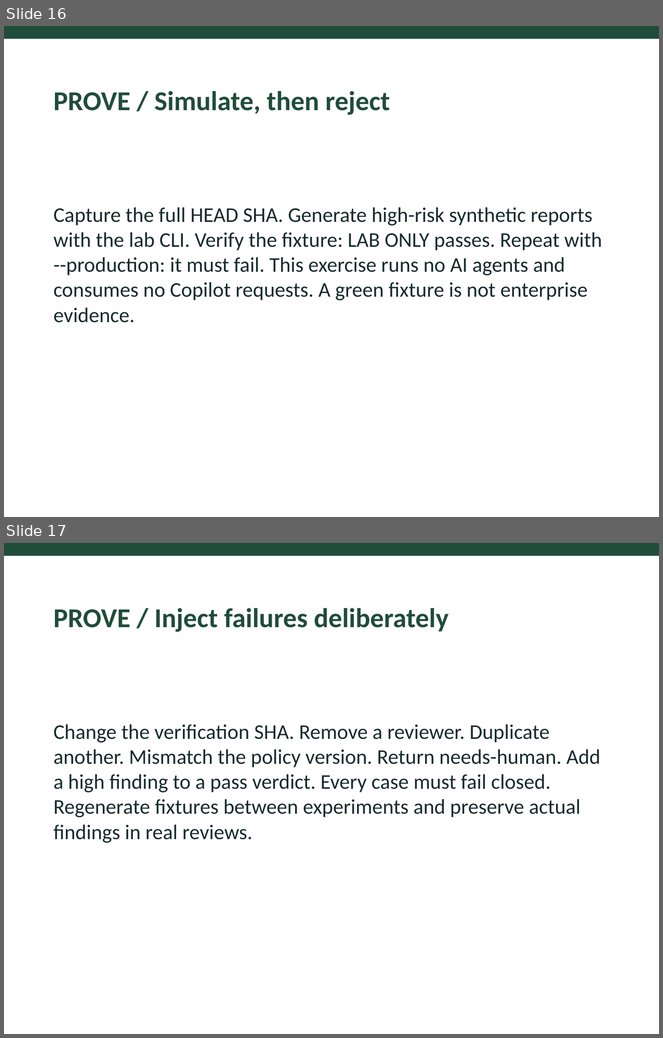
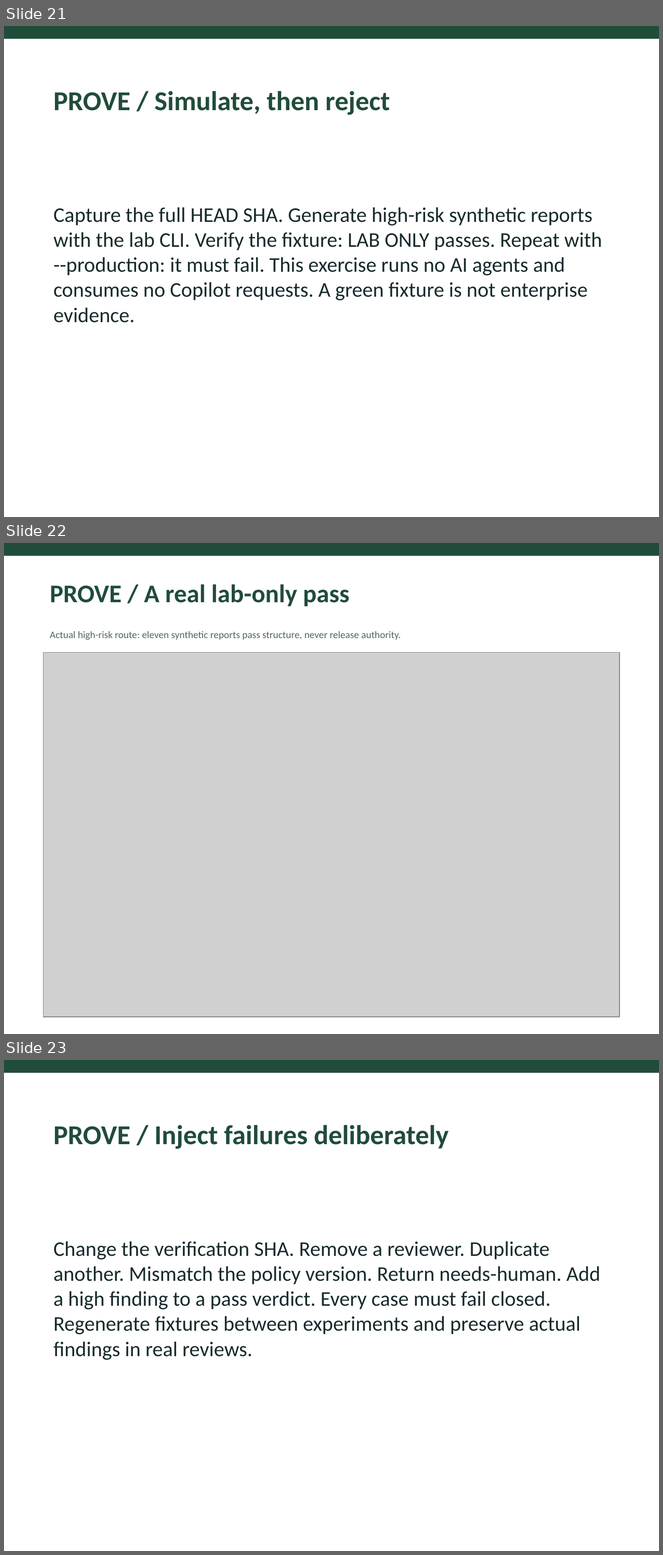
Before and after one commit to ibranibeny/agentic-sdlc-l400, a slide deck: presentations/agentic-sdlc-l400.pptx. Shown one above the other, each under a label of ours: slides 16 and 17 before the commit, slides 21, 22 and 23 after it. The pictures are 663x1038 and 663x1555 pixels, drawn with LibreOffice and Linux fonts; fonts in the diff are those of the drawing; grey boxes stand for pictures. Boxes give left, top, right and bottom in pixels: in the first picture for what was removed or moved away, otherwise in the second. Text is boxed around its words. In the diff, an @@ line names an element or a change of style, - is before the commit and + after.

```diff
--- a/presentations/agentic-sdlc-l400.pptx
+++ b/presentations/agentic-sdlc-l400.pptx
@@ slide 22 added at bbox=[4, 543, 659, 1034], background #FFFFFF @@
@@ rectangle added at bbox=[4, 543, 659, 556], fill #204C3A @@
@@ text added at bbox=[50, 584, 349, 606], 28 pt, text #204C3A, bold @@
+PROVE / A real lab-only pass
@@ text added at bbox=[50, 631, 401, 640], 11 pt, text #526364 @@
+Actual high-risk route: eleven synthetic reports pass structure, never release authority.
@@ picture added at bbox=[44, 652, 620, 1017] @@
@@ what was slide 16 is now slide 21 @@
@@ what was slide 17 is now slide 23 @@
```
Also in this commit, not shown: 7 other slides added, 3 other files.
